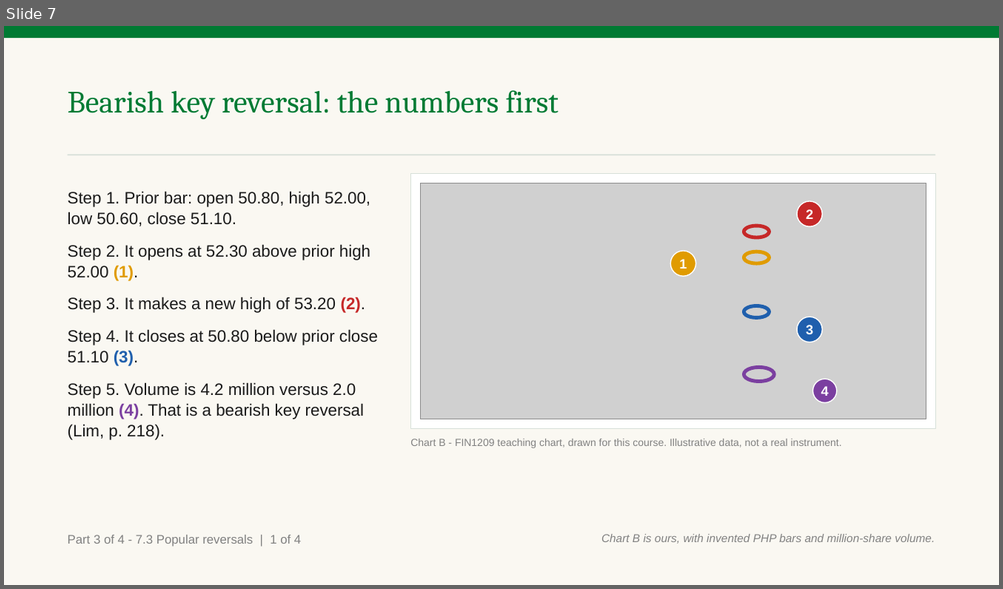
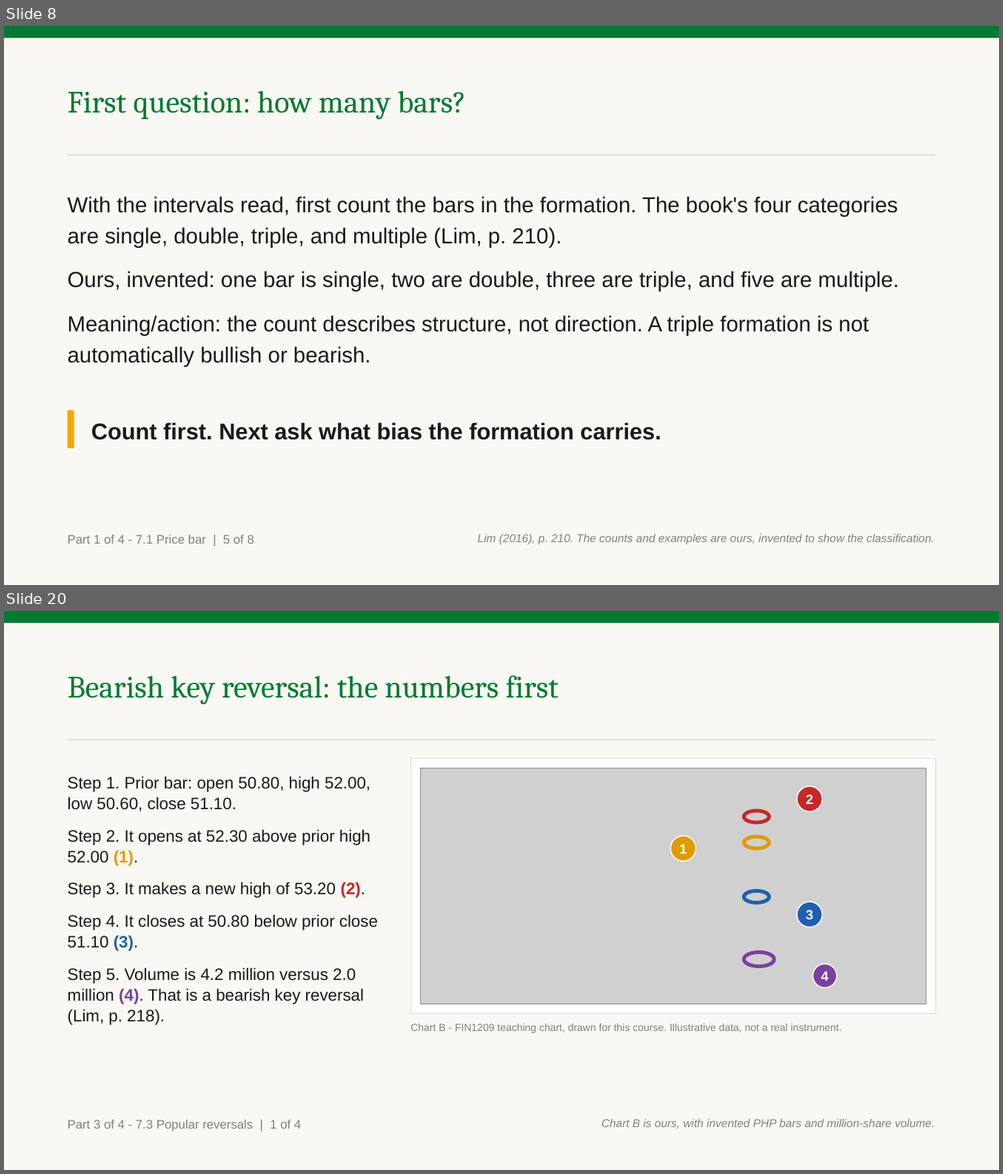
Before and after one commit to benjiesotelo-sudo/Telos_FIN1209, a slide deck: chapter-07/FIN1209-Chapter-07.pptx. Shown one above the other, each under a label of ours: slide 7 before the commit, slides 8 and 20 after it; the slides between them are not shown. The pictures are 1003x589 and 1003x1174 pixels, drawn with LibreOffice and Linux fonts; fonts in the diff are those of the drawing; grey boxes stand for pictures. Boxes give left, top, right and bottom in pixels: in the first picture for what was removed or moved away, otherwise in the second. Text is boxed around its words. In the diff, an @@ line names an element or a change of style, - is before the commit and + after.

```diff
--- a/chapter-07/FIN1209-Chapter-07.pptx
+++ b/chapter-07/FIN1209-Chapter-07.pptx
@@ slide 8 added at (x1=4, y1=26, x2=999, y2=585), background #FFFFFF @@
@@ rectangle added at (x1=4, y1=26, x2=999, y2=585), fill #FAF8F2 @@
@@ rectangle added at (x1=4, y1=26, x2=999, y2=38), fill #007A33 @@
@@ text added at (x1=68, y1=91, x2=466, y2=119), 30 pt, text #007A33 @@
+First question: how many bars?
@@ rectangle added at (x1=68, y1=154, x2=935, y2=156), fill #D7E0D9 @@
@@ text added at (x1=68, y1=196, x2=899, y2=367), 21 pt, text #1A1A1A @@
+With the intervals read, first count the bars in the formation. The book's four categories are single, double, triple, and multiple (Lim, p. 210).
+Ours, invented: one bar is single, two are double, three are triple, and five are multiple.
+Meaning/action: the count describes structure, not direction. A triple formation is not automatically bullish or bearish.
@@ rectangle added at (x1=68, y1=410, x2=74, y2=449), fill #F2A900 @@
@@ text added at (x1=91, y1=423, x2=660, y2=440), 22 pt, text #1A1A1A, bold @@
+Count first. Next ask what bias the formation carries.
@@ text added at (x1=68, y1=535, x2=254, y2=544), 12 pt, text #818181 @@
+Part 1 of 4 - 7.1 Price bar | 5 of 8
@@ text added at (x1=478, y1=534, x2=934, y2=545), 11 pt, text #818181, italic @@
+Lim (2016), p. 210. The counts and examples are ours, invented to show the classification.
@@ what was slide 7 is now slide 20 @@
```
Also in this commit, not shown: 10 slides changed, 16 other slides added, 5 slides removed, 2 other files.
